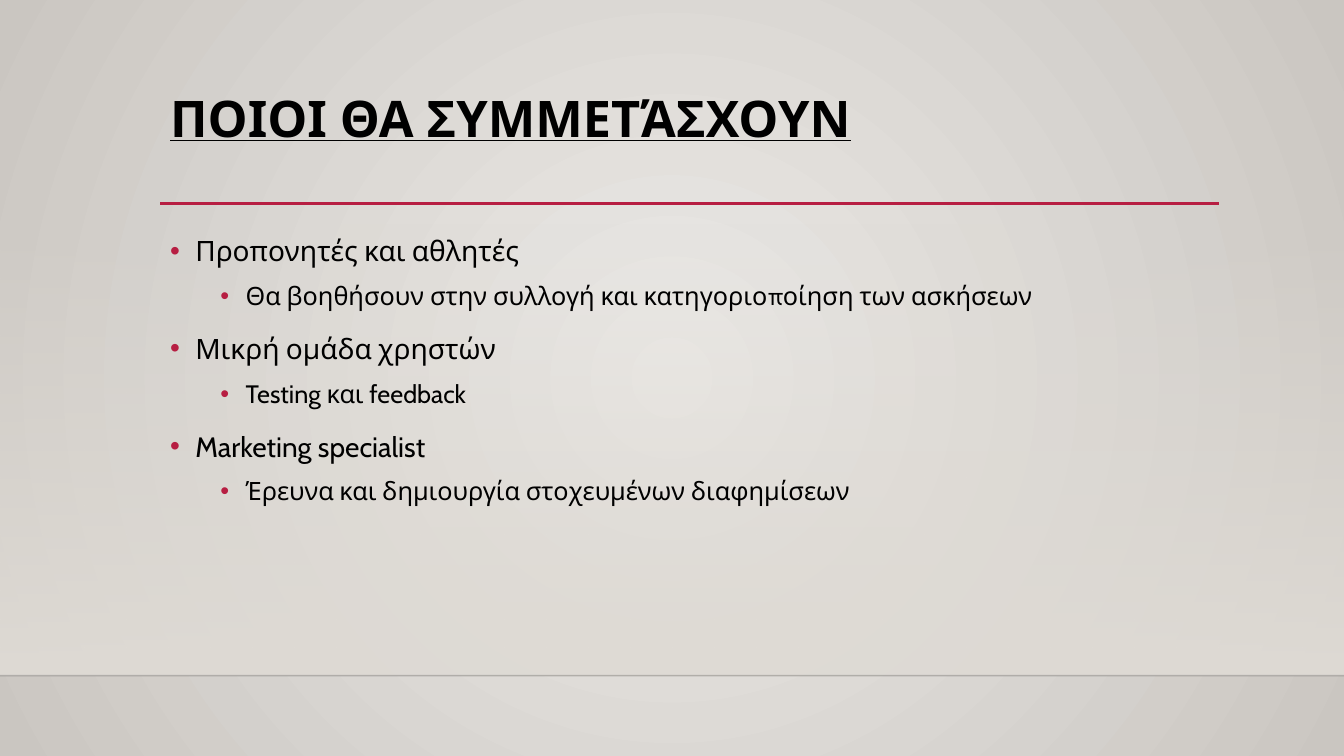
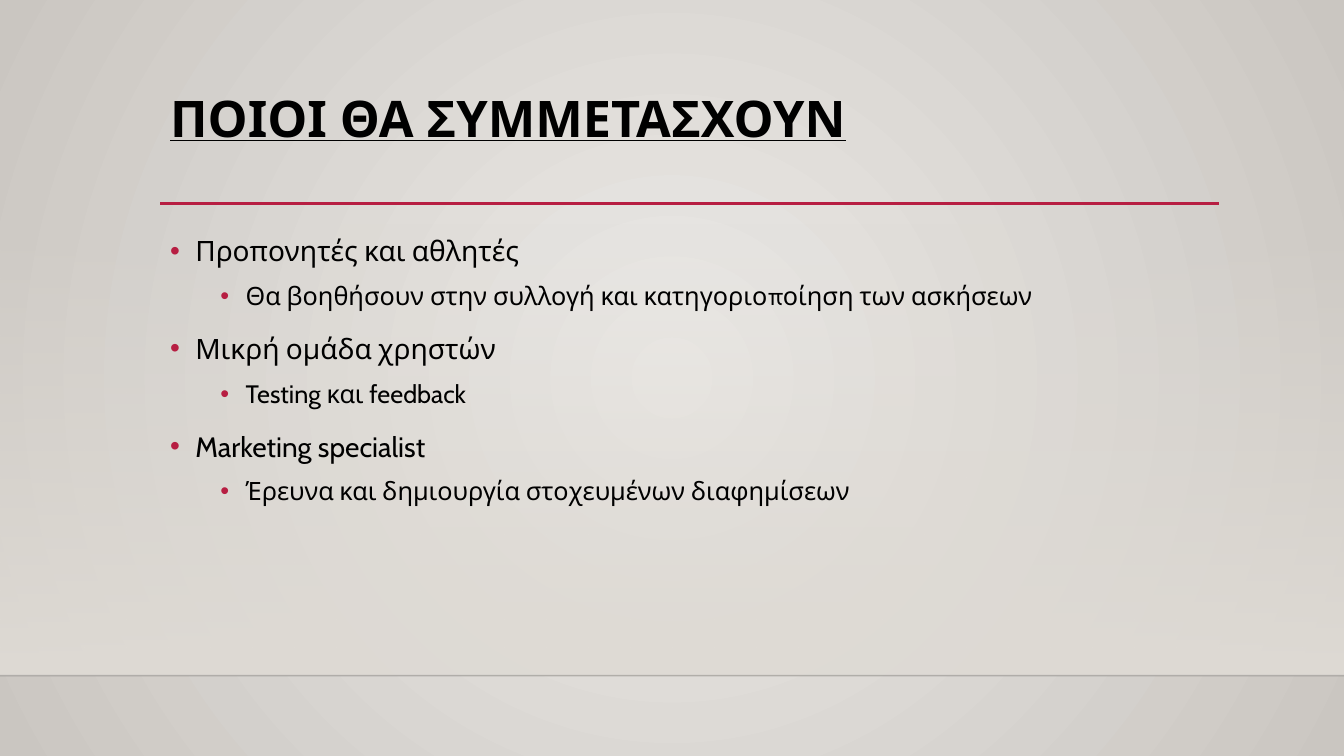
Before and after one commit to mgptreas/SportsMaster, a slide deck: slide 5 of Φ2/Ομάδα-3_3200028_3200164.pptx. Drawn at 1344x756 pixels with LibreOffice and Linux fonts; fonts in the diff are those of the drawing; background and template pictures are left out. Boxes give left, top, right and bottom in pixels: in the first picture for what was removed or moved away, otherwise in the second. Text is boxed around its words. In the diff, an @@ line names an element or a change of style, - is before the commit and + after.

```diff
--- a/Φ2/Ομάδα-3_3200028_3200164.pptx
+++ b/Φ2/Ομάδα-3_3200028_3200164.pptx
@@ title at [170, 100, 845, 141]: text changed @@
-ΠΟΙΟΙ ΘΑ ΣΥΜΜΕΤΆΣΧΟΥΝ
+ΠΟΙΟΙ ΘΑ ΣΥΜΜΕΤΑΣΧΟΥΝ
```
Also in this commit, not shown: 5 other slides changed, 1 other file.
